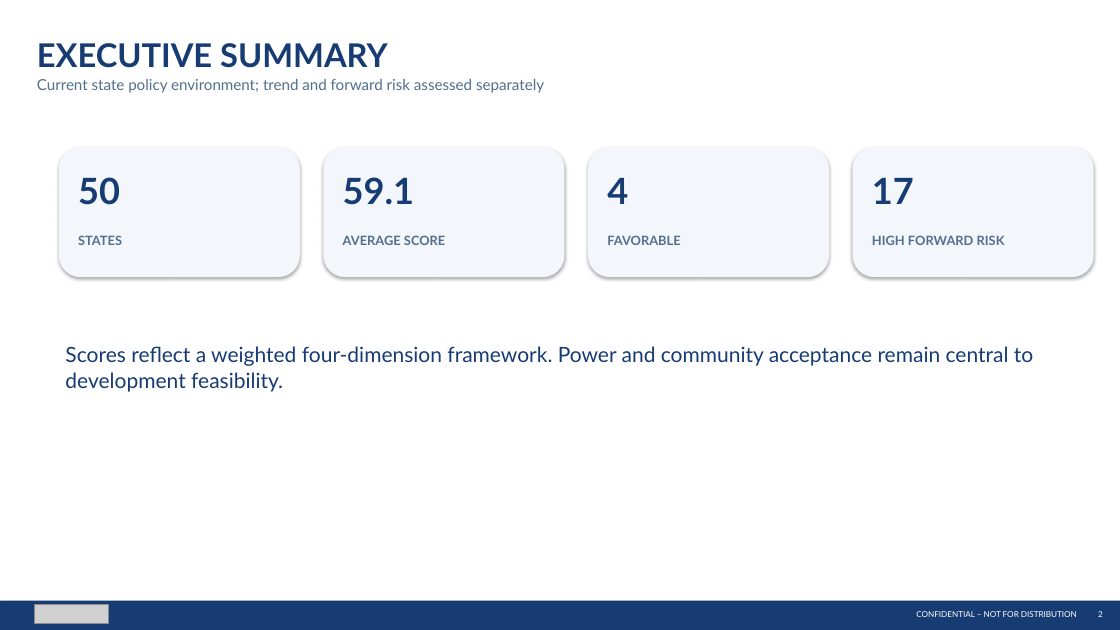
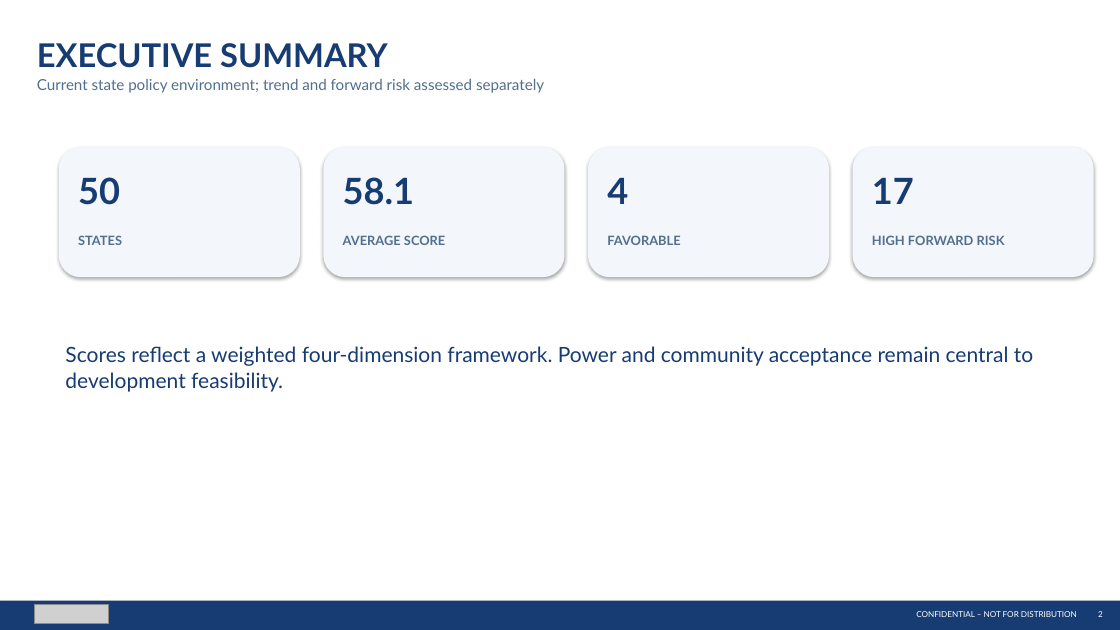
Before and after one commit to jaychittooran-spec/datacenter-map, a slide deck: slide 2 of STACK_Policy_Intelligence_Updated.pptx. Drawn at 1120x630 pixels with LibreOffice and Linux fonts; fonts in the diff are those of the drawing; grey boxes stand for pictures. Boxes give left, top, right and bottom in pixels: in the first picture for what was removed or moved away, otherwise in the second. Text is boxed around its words. In the diff, an @@ line names an element or a change of style, - is before the commit and + after.

```diff
--- a/STACK_Policy_Intelligence_Updated.pptx
+++ b/STACK_Policy_Intelligence_Updated.pptx
@@ text at (x1=343, y1=177, x2=414, y2=205): text changed @@
-59.1
+58.1
```
Also in this commit, not shown: 2 other slides changed, 1 other file.
